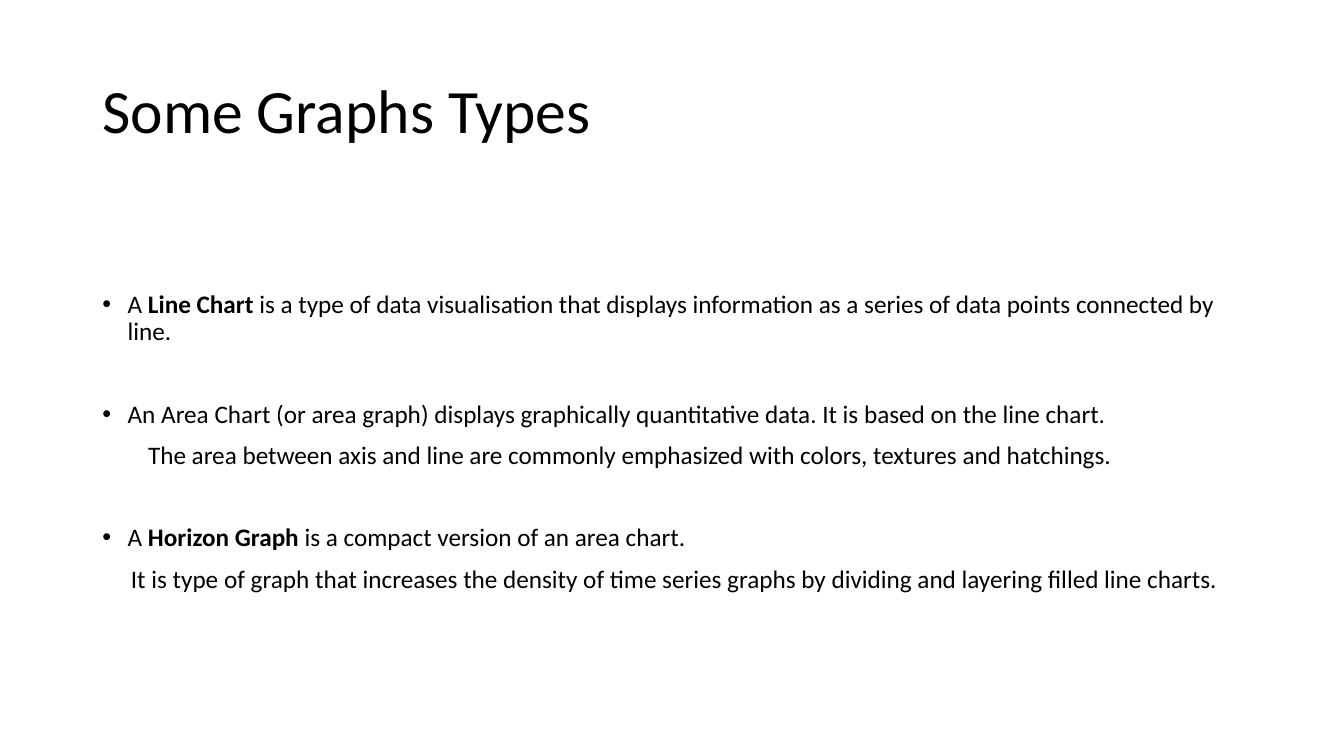
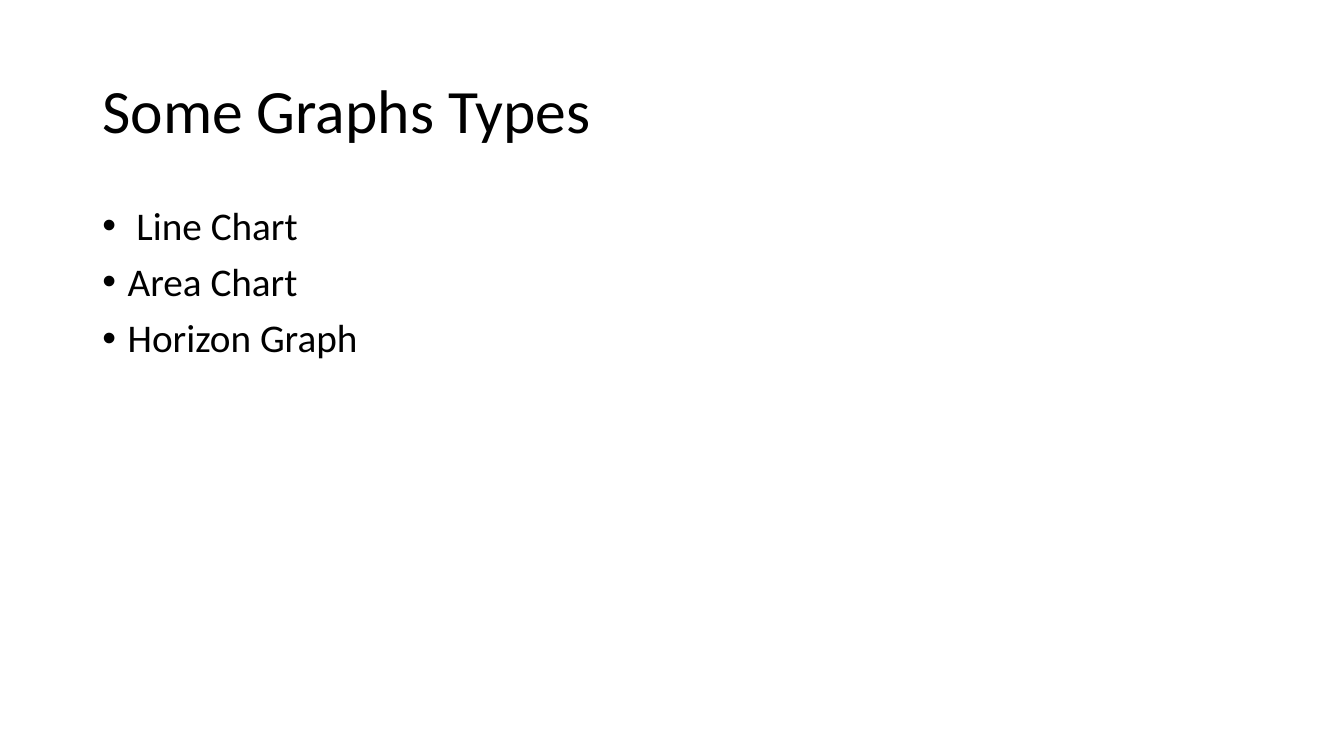
Before and after one commit to Amr0Salah/Data-Visualization, a slide deck: slide 3 of Slides/Task1.pptx. Drawn at 1344x756 pixels with LibreOffice and Linux fonts; fonts in the diff are those of the drawing. Boxes give left, top, right and bottom in pixels: in the first picture for what was removed or moved away, otherwise in the second. Text is boxed around its words. In the diff, an @@ line names an element or a change of style, - is before the commit and + after.

```diff
--- a/Slides/Task1.pptx
+++ b/Slides/Task1.pptx
@@ text at (128, 212, 357, 359): text changed; size 18 to 28 pt @@
-• A Line Chart is a type of data visualisation that displays information as a series of data points connected by line.
-• An Area Chart (or area graph) displays graphically quantitative data. It is based on the line chart.
-The area between axis and line are commonly emphasized with colors, textures and hatchings.
-• A Horizon Graph is a compact version of an area chart.
-It is type of graph that increases the density of time series graphs by dividing and layering filled line charts.
+• Line Chart
+• Area Chart
+• Horizon Graph
```
Also in this commit, not shown: 4 other slides changed, 6 slides added, 1 slide removed, 5 other files.
